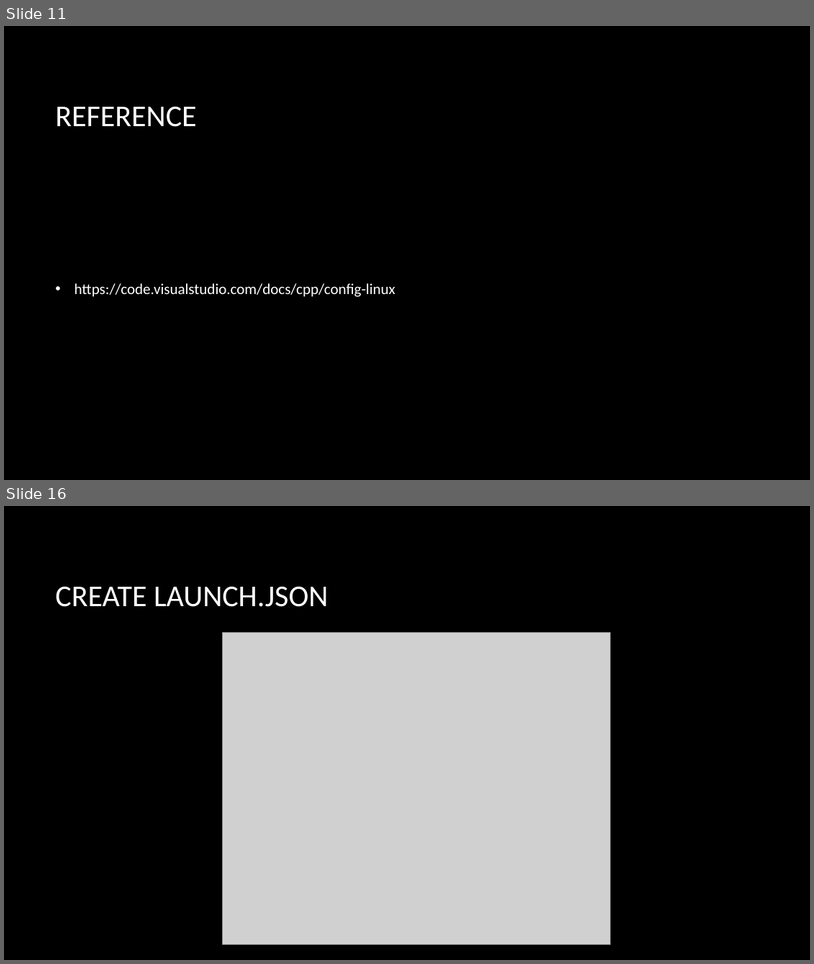
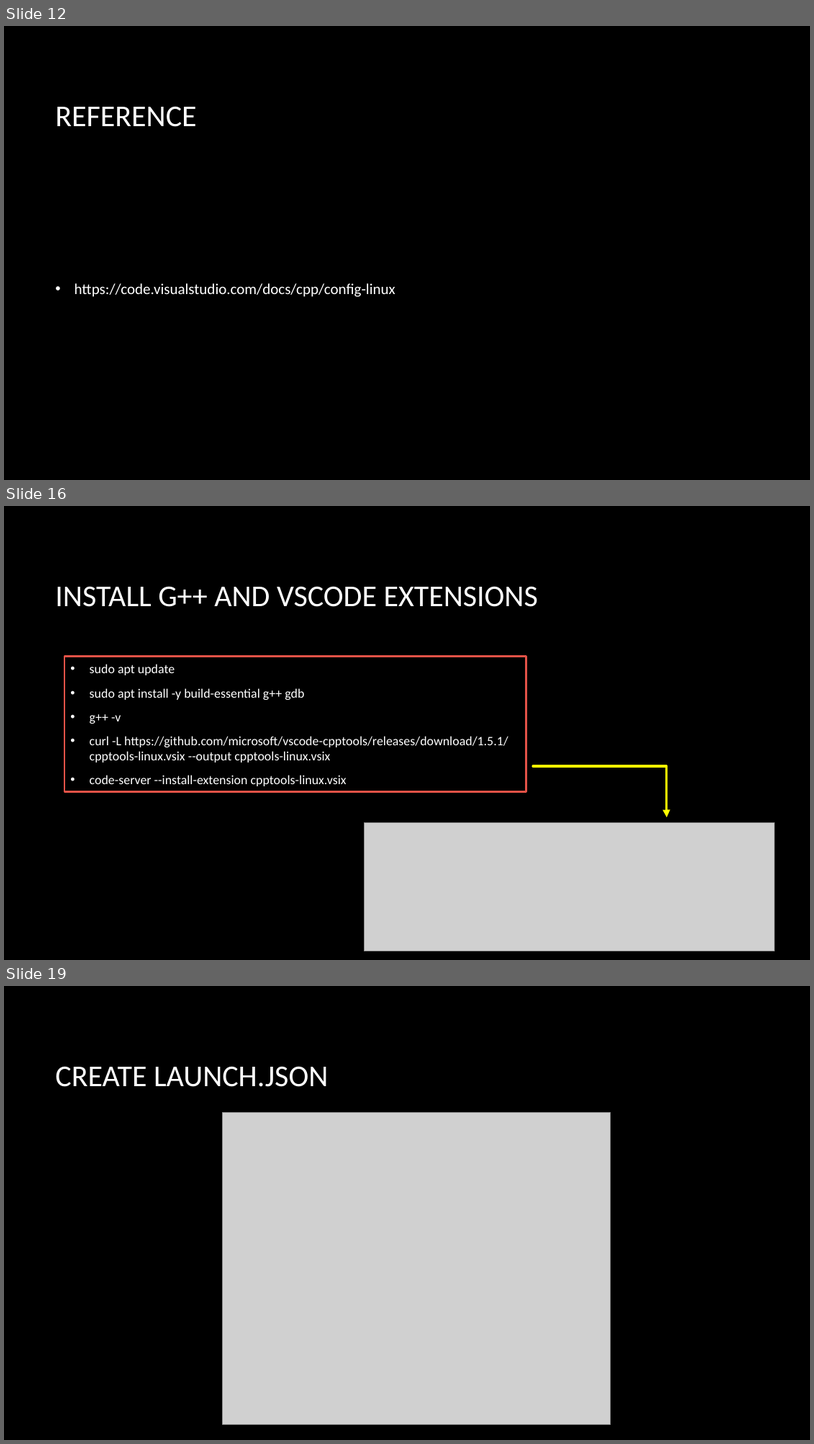
Before and after one commit to CNOCycle/cpp_tutorial, a slide deck: lab01/00-lab01.pptx. Shown one above the other, each under a label of ours: slides 11 and 16 before the commit, slides 12, 16 and 19 after it; the slides between them are not shown. The pictures are 814x964 and 814x1444 pixels, drawn with LibreOffice and Linux fonts; fonts in the diff are those of the drawing; grey boxes stand for pictures; background and template pictures are left out. Boxes give left, top, right and bottom in pixels: in the first picture for what was removed or moved away, otherwise in the second. Text is boxed around its words. In the diff, an @@ line names an element or a change of style, - is before the commit and + after.

```diff
--- a/lab01/00-lab01.pptx
+++ b/lab01/00-lab01.pptx
@@ slide 16 added at [4, 506, 810, 960], background picture (left out) @@
@@ title added at [55, 586, 538, 607], 36 pt, text #FFFFFF @@
+INSTALL G++ AND VSCODE EXTENSIONS
@@ rectangle added at [64, 656, 526, 792], outline #E25247 2.25 pt, 15.3 pt, text #FFFFFF @@
+• sudo apt update
+• sudo apt install -y build-essential g++ gdb
+• g++ -v
+• curl -L https://github.com/microsoft/vscode-cpptools/releases/download/1.5.1/cpptools-linux.vsix --output cpptools-linux.vsix
+• code-server --install-extension cpptools-linux.vsix
@@ elbow arrow added from (533, 766) to (667, 817), #FFFF00 3 pt @@
@@ picture added at [364, 822, 774, 951] @@
@@ what was slide 11 is now slide 12 @@
@@ what was slide 16 is now slide 19 @@
```
Also in this commit, not shown: 9 slides changed, 2 other slides added.
